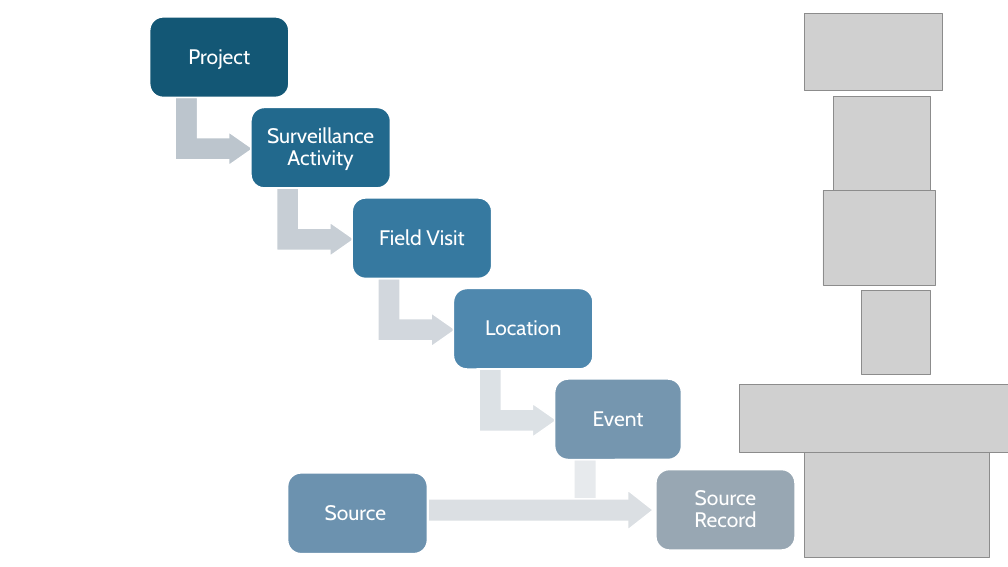
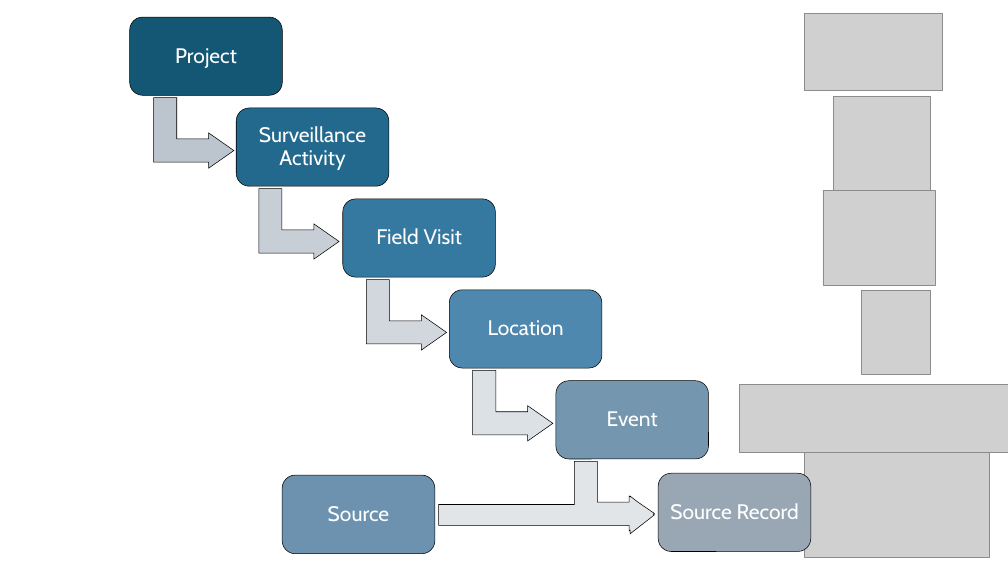
Before and after one commit to dmontecino/WH_Database, a slide deck: slide 3 of Pictures_and_diagrams/diagrams_for_data_model_manual.pptx. Drawn at 1008x567 pixels with LibreOffice and Linux fonts; fonts in the diff are those of the drawing; grey boxes stand for pictures. Boxes give left, top, right and bottom in pixels: in the first picture for what was removed or moved away, otherwise in the second. Text is boxed around its words. In the diff, an @@ line names an element or a change of style, - is before the commit and + after.

```diff
--- a/Pictures_and_diagrams/diagrams_for_data_model_manual.pptx
+++ b/Pictures_and_diagrams/diagrams_for_data_model_manual.pptx
@@ rounded rectangle resized from (x1=150, y1=17, x2=289, y2=98) to (x1=130, y1=17, x2=283, y2=96) @@
@@ text "Project" moved from (x1=188, y1=49, x2=250, y2=69) to (x1=175, y1=48, x2=237, y2=68) @@
@@ bent up arrow moved from (x1=175, y1=98, x2=253, y2=166) to (x1=154, y1=98, x2=234, y2=168) @@
@@ rounded rectangle resized from (x1=251, y1=107, x2=391, y2=188) to (x1=237, y1=108, x2=389, y2=187) @@
@@ text "Surveillance Activity" moved from (x1=267, y1=127, x2=374, y2=170) to (x1=259, y1=126, x2=366, y2=170) @@
@@ bent up arrow moved from (x1=276, y1=188, x2=354, y2=256) to (x1=259, y1=189, x2=339, y2=259) @@
@@ rounded rectangle resized from (x1=352, y1=198, x2=492, y2=279) to (x1=343, y1=199, x2=495, y2=278) @@
@@ bent up arrow moved from (x1=378, y1=279, x2=456, y2=347) to (x1=366, y1=279, x2=447, y2=350) @@
@@ rounded rectangle resized from (x1=454, y1=289, x2=594, y2=370) to (x1=449, y1=290, x2=602, y2=368) @@
@@ bent up arrow moved from (x1=479, y1=369, x2=557, y2=437) to (x1=473, y1=371, x2=553, y2=441) @@
@@ outline #FFFFFF 1.5 pt to #000000 0.5 pt in 11 elements at (x1=473, y1=371, x2=553, y2=441), (x1=449, y1=290, x2=602, y2=368), (x1=282, y1=475, x2=435, y2=554), (x1=343, y1=199, x2=495, y2=278), (x1=366, y1=279, x2=447, y2=350), (x1=237, y1=108, x2=389, y2=187), (x1=259, y1=189, x2=339, y2=259), (x1=130, y1=17, x2=283, y2=96), (x1=659, y1=473, x2=811, y2=552), (x1=154, y1=98, x2=234, y2=168), (x1=556, y1=381, x2=709, y2=460) @@
@@ rounded rectangle resized from (x1=555, y1=379, x2=682, y2=460) to (x1=556, y1=381, x2=709, y2=460) @@
@@ text "Event" moved from (x1=593, y1=411, x2=644, y2=426) to (x1=607, y1=411, x2=658, y2=426) @@
@@ rounded rectangle resized from (x1=287, y1=473, x2=427, y2=554) to (x1=282, y1=475, x2=435, y2=554) @@
@@ freeform shape added at (x1=439, y1=462, x2=654, y2=534), fill #E2E5E8, outline #000000 0.5 pt @@
@@ bent up arrow removed at (x1=574, y1=460, x2=651, y2=528) @@
@@ rounded rectangle resized from (x1=656, y1=470, x2=796, y2=551) to (x1=659, y1=473, x2=811, y2=552) @@
@@ text "Source Record" rewrapped from (x1=694, y1=490, x2=757, y2=527) to (x1=670, y1=503, x2=799, y2=519) @@
@@ right arrow removed at (x1=428, y1=490, x2=653, y2=531) @@
```
Also in this commit, not shown: 3 other slides changed, 26 other files.
